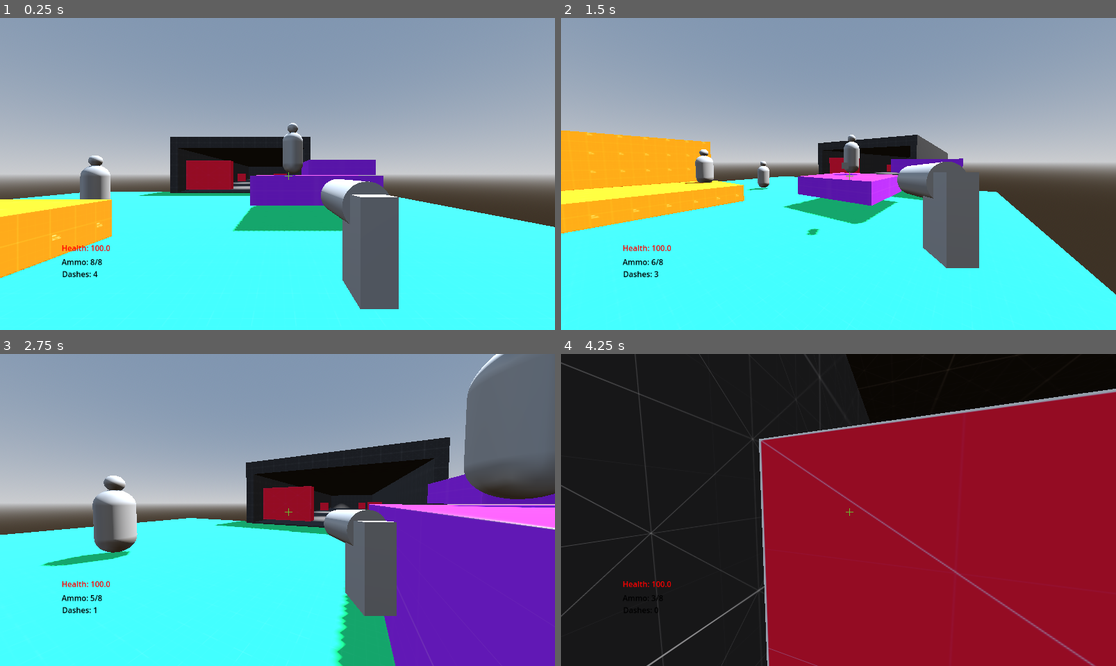
Above: before the commit, frames 1-4 (two rows, left to right).
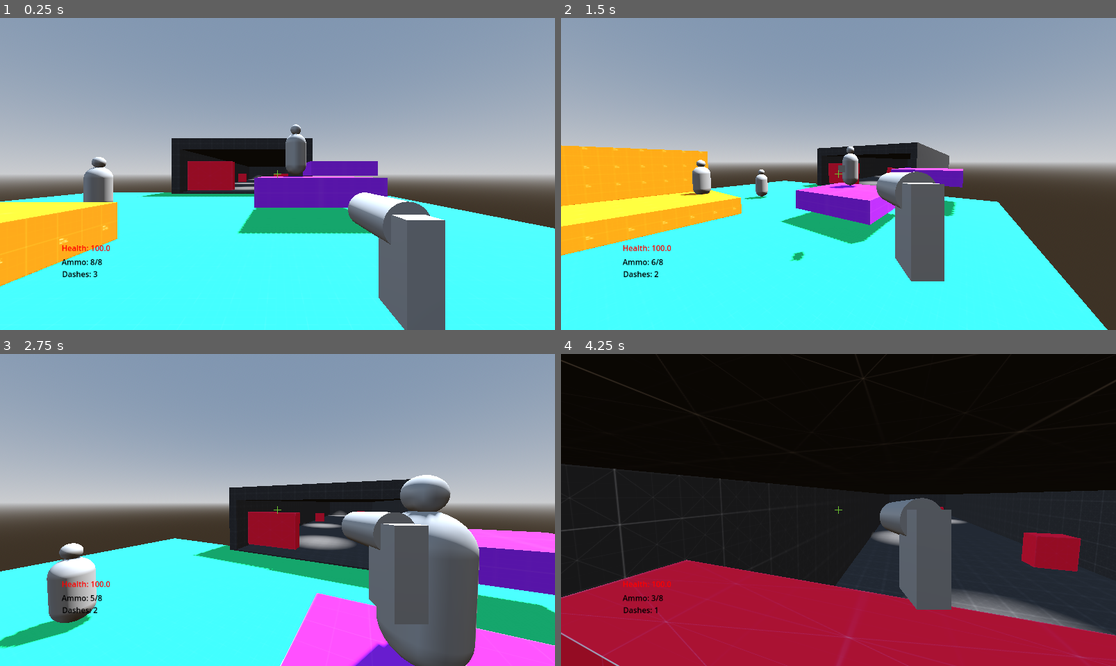
Above: after the commit, the same moments.

Repository: R1fty0/RetroShooter
Game: Godot game, scene res://scenes/environments/main.tscn
The game is run twice, just before and just after one commit, with the same random seed, the same clock (stepped at 60 frames per second) and the same inputs.
Inputs (mouse positions are in pixels of both pictures, inside the frame that each line leads up to):
- Up to frame 1 (0.25 s): no input
- Up to frame 2 (1.5 s): tap Enter (ui_accept) at 0.5 s; move the mouse to (960, 158) at 0.52 s; hold D (right) 0.53-1.28 s; hold Q (dash) 0.53-1.28 s; click (960, 158) at 0.67 s; tap Space (jump) at 0.77, 0.8, 1.07, 1.35 s; move the mouse to (810, 174) at 1.27 s; hold W (forward) from 1.28 s (still down); click (810, 174) at 1.42 s
- Up to frame 3 (2.75 s): keep holding W (forward); tap Space (jump) at 1.52, 1.82, 2.3 s; tap Q (dash) at 1.55 s; move the mouse to (288, 503) at 2.02 s; hold Q (dash) from 2.03 s (still down); click (288, 503) at 2.17 s
- Up to frame 4 (4.25 s): keep holding W (forward); move the mouse to (832, 516) at 2.77 s; release Q (dash) at 2.78 s; click (832, 516) at 2.85 s; tap Space (jump) at 3.02, 3.32, 3.77, 3.8, 4.07 s; tap Q (dash) at 3.05 s; move the mouse to (877, 513) at 3.52 s; hold Q (dash) from 3.53 s (still down); click (877, 513) at 3.67 s

The runs differ from the first frame. In frame 1, 9.3% of the frame differs, in the area x 0-100%, y 33-100%; in frame 2, 17%; in frame 3, 43%; in frame 4, 52%, in the area x 0-100%, y 0-100%.

Commit message:
refactor: moved player stats to resource

Diff:
--- /dev/null
+++ b/data/player_resource.tres
@@ -0,0 +1,18 @@
+[gd_resource type="Resource" script_class="PlayerResource" load_steps=2 format=3 uid="uid://diuj3oo3b5733"]
+
+[ext_resource type="Script" uid="uid://cxo5hiby3e5ka" path="res://scripts/resources/player_resource.gd" id="1_oykkh"]
+
+[resource]
+script = ExtResource("1_oykkh")
+move_speed = 7.0
+jump_velocity = 9.0
+dash_velocity = 23.0
+camera_sens = 0.002
+bob_freq = 2.0
+bob_amp = 0.08
+bob_time = 0.02
+dash_speed = 100.0
+dash_duration = 0.02
+dash_recharge_time = 1.0
+max_dash_count = 3
+metadata/_custom_type_script = "uid://cxo5hiby3e5ka"
--- a/project.godot
+++ b/project.godot
@@ -25,6 +25,7 @@
 "res://addons/": "red",
 "res://assets/": "orange",
 "res://common/": "purple",
+"res://data/": "pink",
 "res://scenes/": "yellow",
 "res://scripts/": "green"
 }
--- a/scenes/environments/main.tscn
+++ b/scenes/environments/main.tscn
@@ -211,10 +211,10 @@
 anchor_top = 0.5
 anchor_right = 0.5
 anchor_bottom = 0.5
-offset_left = 15.0
-offset_top = -4.0
-offset_right = 31.0
-offset_bottom = 12.0
+offset_left = -8.0
+offset_top = -8.0
+offset_right = 8.0
+offset_bottom = 8.0
 grow_horizontal = 2
 grow_vertical = 2
 texture = ExtResource("9_tbbnb")
--- a/scenes/player/dash/dash_controller.gd
+++ b/scenes/player/dash/dash_controller.gd
@@ -1,14 +1,9 @@
 extends Node
 class_name DashController
 
-## How fast does the player move when dashing.
-@export var dash_speed: float = 100.0
-## How long does a single dash last for.
-@export var dash_duration: float = 0.02
-## How long does it take for each dash to recharge
-@export var dash_recharge_time: float = 1.0
-## How many potenial dashes can the player have at one time.
-@export var max_dash_count: int = 3
+
+## The resource of the object that can dash.
+@export var object_resource: Resource
 
 
 ## References
@@ -23,14 +18,13 @@
 var dash_was_recharging: bool = false
 
 func _ready() -> void:
-	current_dash_count = max_dash_count
-	player.dash_speed = dash_speed
+	current_dash_count = object_resource.max_dash_count
 	# Set up dash recharge timer.
-	dash_recharge_timer.wait_time = dash_recharge_time
+	dash_recharge_timer.wait_time = object_resource.dash_recharge_time
 	dash_recharge_timer.autostart = false
 	dash_recharge_timer.one_shot = true
 	# Set up dash duration timer.
-	dash_duration_timer.wait_time = dash_duration
+	dash_duration_timer.wait_time = object_resource.dash_duration
 	dash_duration_timer.autostart = false
 	dash_duration_timer.one_shot = true
 
@@ -64,6 +58,6 @@
 	if current_dash_count <= 0:
 		can_dash = true
 	# Start another recharge if the player is not full on dashes.
-	if current_dash_count < max_dash_count:
+	if current_dash_count < object_resource.max_dash_count:
 		dash_recharge_timer.start()
 	current_dash_count += 1
--- a/scenes/player/player.gd
+++ b/scenes/player/player.gd
@@ -1,31 +1,18 @@
 extends CharacterBody3D
 class_name Player
 
-const AIR_DEACCEL: float = 3.0
-const GROUND_DEACCEL: float = 8.0
-
-
-@export_group("Movement")
-## Normal speed.
-@export var run_speed : float = 7.0
-## Speed of jump.
-@export var jump_velocity : float = 4.5
-
-@export_group("Camera")
-@export var camera_sens : float = 0.002
-## Camera headbobbing.
-@export var bob_freq: float = 2.0
-@export var bob_amp: float = 0.08
-var current_bob_time: float = 0.0
+@export var player_resource: PlayerResource
 
 ## Camera fov.
 const BASE_FOV: float = 75.0
 const FOV_CHANGE: float = 1.5
+## Velocity deacceleration.
+const AIR_DEACCEL: float = 3.0
+const GROUND_DEACCEL: float = 8.0
 
 var mouse_captured : bool = false
 var look_rotation : Vector2
-var move_speed : float = 0.0
-var dash_speed: float = 23.0
+var current_bob_time: float = 10.0
 
 ## IMPORTANT REFERENCES
 @onready var head: Node3D = $Head
@@ -39,7 +26,6 @@
 	SignalBus.connect("end_player_dash", _end_dash)
 	look_rotation.y = rotation.y
 	look_rotation.x = head.rotation.x
-	move_speed = run_speed
 
 func _unhandled_input(event: InputEvent) -> void:
 	# Mouse capturing
@@ -61,25 +47,25 @@
 
 	# Start jumping.
 	if Input.is_action_just_pressed("jump") and is_on_floor():
-		velocity.y = jump_velocity
+		velocity.y = player_resource.jump_velocity
 
 	var input_dir := Input.get_vector("left", "right", "forward", "back")
 	var move_dir := (transform.basis * Vector3(input_dir.x, 0, input_dir.y)).normalized()
 
 	if dashing:
-		velocity = move_dir * dash_speed
+		velocity = move_dir * player_resource.dash_velocity
 
 	# Only allow the player to control horizontal movement when they are on the floor and not dashing.
 	if is_on_floor() and !dashing:
 		if move_dir:
-			velocity.x = move_dir.x * move_speed
-			velocity.z = move_dir.z * move_speed
+			velocity.x = move_dir.x * player_resource.move_speed
+			velocity.z = move_dir.z * player_resource.move_speed
 		else:
-			velocity.x = lerp(velocity.x, move_dir.x * move_speed, delta * GROUND_DEACCEL)
-			velocity.z = lerp(velocity.z, move_dir.z * move_speed, delta * GROUND_DEACCEL)
+			velocity.x = lerp(velocity.x, move_dir.x * player_resource.move_speed, delta * GROUND_DEACCEL)
+			velocity.z = lerp(velocity.z, move_dir.z * player_resource.move_speed, delta * GROUND_DEACCEL)
 	else:
-		velocity.x = lerp(velocity.x, move_dir.x * move_speed, delta * AIR_DEACCEL)
-		velocity.z = lerp(velocity.z, move_dir.z * move_speed, delta * AIR_DEACCEL)
+		velocity.x = lerp(velocity.x, move_dir.x * player_resource.move_speed, delta * AIR_DEACCEL)
+		velocity.z = lerp(velocity.z, move_dir.z * player_resource.move_speed, delta * AIR_DEACCEL)
 
 
 	# Camera headbobbing.
@@ -87,7 +73,7 @@
 	camera.transform.origin = _get_camera_next_headbob_pos(current_bob_time)
 
 	# Camera fov changes.
-	var velocity_clamped = clamp(velocity.length(), 0.5, dash_speed * 2)
+	var velocity_clamped = clamp(velocity.length(), 0.5, player_resource.dash_velocity * 2)
 	var target_fov = BASE_FOV + FOV_CHANGE * velocity_clamped
 	camera.fov = lerp(camera.fov, target_fov, delta * 8.0)
 
@@ -95,17 +81,17 @@
 
 func _get_camera_next_headbob_pos(bob_time):
 	var pos = Vector3.ZERO
-	pos.y = sin(bob_time * bob_freq) * bob_amp
-	pos.x = cos(bob_time * bob_freq/2) * bob_amp
+	pos.y = sin(bob_time * player_resource.bob_freq) * player_resource.bob_amp
+	pos.x = cos(bob_time * player_resource.bob_freq/2) * player_resource.bob_amp
 	return pos
 
 ## Rotate us to look around.
 ## Base of controller rotates around y (left/right). Head rotates around x (up/down).
 ## Modifies look_rotation based on rot_input, then resets basis and rotates by look_rotation.
 func rotate_look(rot_input : Vector2):
-	look_rotation.x -= rot_input.y * camera_sens
+	look_rotation.x -= rot_input.y * player_resource.camera_sens
 	look_rotation.x = clamp(look_rotation.x, deg_to_rad(-85), deg_to_rad(85))
-	look_rotation.y -= rot_input.x * camera_sens
+	look_rotation.y -= rot_input.x * player_resource.camera_sens
 	transform.basis = Basis()
 	rotate_y(look_rotation.y)
 	head.transform.basis = Basis()
--- a/scenes/player/player.tscn
+++ b/scenes/player/player.tscn
@@ -1,6 +1,7 @@
-[gd_scene load_steps=8 format=3 uid="uid://b8ixtymwutihb"]
+[gd_scene load_steps=9 format=3 uid="uid://b8ixtymwutihb"]
 
 [ext_resource type="Script" uid="uid://bhscu0608f1kp" path="res://scenes/player/player.gd" id="1_8afob"]
+[ext_resource type="Resource" uid="uid://diuj3oo3b5733" path="res://data/player_resource.tres" id="2_75vfm"]
 [ext_resource type="PackedScene" uid="uid://dpcel3p2m0p2l" path="res://scenes/player/gun/gun.tscn" id="3_gmlin"]
 [ext_resource type="PackedScene" uid="uid://wi4yg3d0clp1" path="res://scenes/player/dash/dash_controller.tscn" id="3_lvxji"]
 [ext_resource type="Script" uid="uid://dqgtdhcgutyyh" path="res://common/components/health/health_component.gd" id="4_p47bc"]
@@ -16,7 +17,7 @@
 
 [node name="Player" type="CharacterBody3D"]
 script = ExtResource("1_8afob")
-jump_velocity = 8.0
+player_resource = ExtResource("2_75vfm")
 
 [node name="PhysicalCollider" type="CollisionShape3D" parent="."]
 transform = Transform3D(1, 0, 0, 0, 1, 0, 0, 0, 1, 0, 0.9, 0)
@@ -34,9 +35,7 @@
 projectile_damage = 20.0
 
 [node name="DashController" parent="." instance=ExtResource("3_lvxji")]
-dash_speed = 25.0
-dash_recharge_time = 2.25
-max_dash_count = 4
+object_resource = ExtResource("2_75vfm")
 
 [node name="HealthComponent" type="Node" parent="."]
 script = ExtResource("4_p47bc")
--- /dev/null
+++ b/scripts/resources/player_resource.gd
@@ -0,0 +1,27 @@
+extends Resource
+class_name PlayerResource
+
+
+@export_category("Movement")
+## Normal speed.
+@export var move_speed : float = 7.0
+## Speed of jump.
+@export var jump_velocity : float = 4.5
+@export var dash_velocity: float = 9.0
+
+@export_category("Camera")
+@export var camera_sens : float = 0.002
+## Camera headbobbing.
+@export var bob_freq: float = 2.0
+@export var bob_amp: float = 0.08
+@export var bob_time: float = 0.02
+
+@export_category("Dashing")
+## How fast does the player move when dashing.
+@export var dash_speed: float = 100.0
+## How long does a single dash last for.
+@export var dash_duration: float = 0.02
+## How long does it take for each dash to recharge
+@export var dash_recharge_time: float = 1.0
+## How many potenial dashes can the player have at one time.
+@export var max_dash_count: int = 3
Not shown, added: scripts/resources/player_resource.gd.uid
